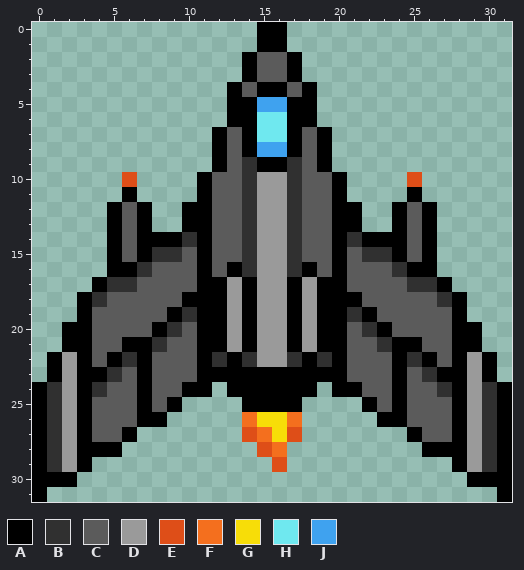
Pixel-art sprite, stored at game/graphics/player/player.png. Above: the version before the commit.
The file is 32x32 pixels.
Palette (. is transparent): A #000000  B #303030  C #5b5b5b  D #9a9a9a  E #de4e18  F #f46f1e  G #f7dd08  H #6fe8ef  J #3fa2ef
Pixels before, first column x 0:
 0 ...............AA...............
 1 ...............AA...............
 2 ..............ACCA..............
 3 ..............ACCA..............
 4 .............ACAACA.............
 5 .............AAJJAA.............
 6 .............AAHHAA.............
 7 ............ACAHHACA............
 8 ............ACAJJACA............
 9 ............ACBAABCA............
10 ......E....ACCBDDBCCA....E......
11 ......A....ACCBDDBCCA....A......
12 .....ACA..AACCBDDBCCAA..ACA.....
13 .....ACA..AACCBDDBCCAA..ACA.....
14 .....ACAAABACCBDDBCCABAAACA.....
15 .....ACABBCACCBDDBCCACBBACA.....
16 .....AABCCCACABDDBACACCCBAA.....
17 ....ABBCCCCAADADDADAACCCCBBA....
18 ...ABCCCCCAAADADDADAAACCCCCBA...
19 ...ACCCCCABAADADDADAABACCCCCA...
20 ..AACCCCABCAADADDADAACBACCCCAA..
21 ..AACCAABCCAADADDADAACCBAACCAA..
22 .ADACABACCCABABDDBABACCCABACADA.
23 .ADAABCACCCAAAAAAAAAACCCACBAADA.
24 ABDABCCACCAA.AAAAAA.AACCACCBADBA
25 ABDACCCACA....AAAA....ACACCCADBA
26 ABDACCCAA.....FGGF.....AACCCADBA
27 ABDACCA.......EFGE.......ACCADBA
28 ABDAAA.........EF.........AAADBA
29 ABDA............E...........ADBA
30 AAA..........................AAA
31 A..............................A
After the commit:
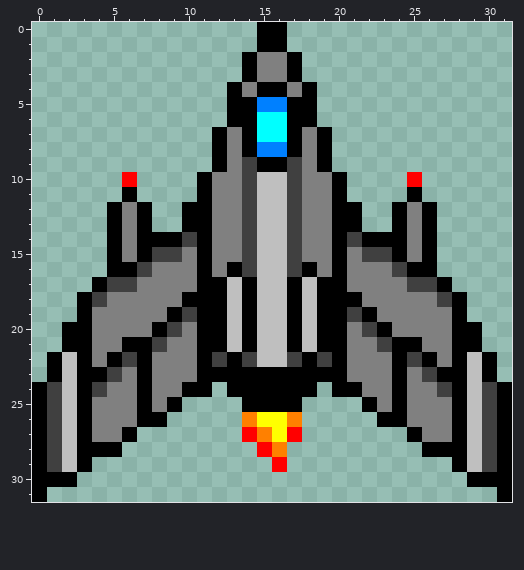
Changes in this commit:
colour B: #303030 -> #404040
colour C: #5b5b5b -> #808080
colour D: #9a9a9a -> #bfbfbf
colour E: #de4e18 -> #ff0000
colour F: #f46f1e -> #ff8000
colour G: #f7dd08 -> #ffff00
colour H: #6fe8ef -> #00ffff
colour J: #3fa2ef -> #0080ff
Where, in picture pixels (left, top, right, bottom), the same in both pictures:
changed: (47, 52, 497, 472)
